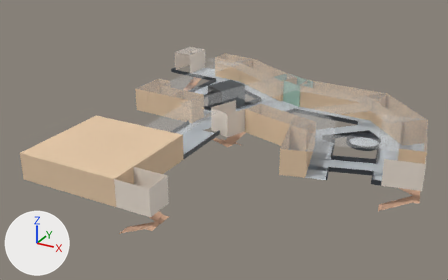
Two versions of the glTF model floors/11F.glb, one commit apart.
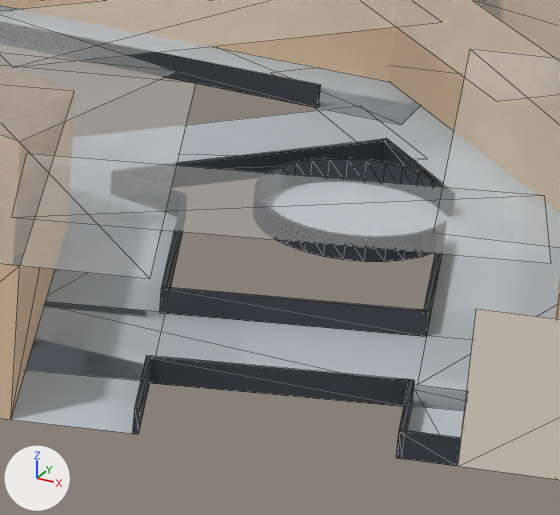
Old and new are each drawn whole from a camera (50 mm lens) standing at (16.6, -47.5, 32.6) and looking at (-16.6, 13.0, 2.4) and again close up on the part from 68% to 89% of the width and 38% to 69% of the height. The axes (+X, +Y, +Z) are drawn at lower left. The lights are the same throughout. The last two pictures show the newer version. The close-ups show mesh edges as thin lines. Where no turn or scale is listed for an object, it has been applied to the vertices.

Names of what the first close-up shows: '丁棟5F', '丁棟5F.001', '立方體.002', '立方體.003', '立方體.007', '立方體.008', '立方體.019', '立方體.024', '立方體.029', '立方體.030', '立方體.043', '立方體.234' and 17 more.
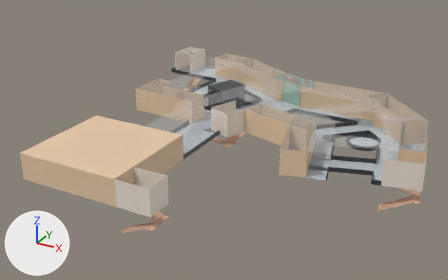
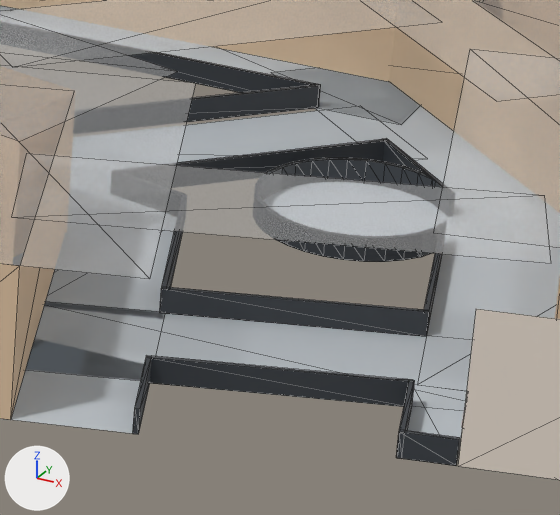
Location of each change, [x1, y1, x2, y2] in pixels of the close-ups (560 x 515 px):
'立方體.035', added
    after: [187, 85, 320, 122]

Patch to the scene script:
```diff
--- a/floors/11F.glb.py
+++ b/floors/11F.glb.py
@@ mat_材質_035 @@
+mat_材質_035 = principled_material('材質.035')
+mat_材質_035.base_color = (0.0423, 0.0497, 0.0595)  # dark grey #3a3f45
@@ me_立方體_035 @@
+me_立方體_035.from_pydata([(2.48, 2.32, -0.25), (2.48, 2.32, 0.25), (-3.19, -3.14, -0.25), (-3.19, -3.14, 0.25), (2.41, 2.39, -0.25), (2.41, 2.39, 0.25), (-3.26, -3.06, -0.25), (-3.26, -3.06, 0.25)], [], [(0, 1, 3), (0, 3, 2), (2, 3, 7), (2, 7, 6), (6, 7, 5), (6, 5, 4), (4, 5, 1), (4, 1, 0), (2, 6, 4), (2, 4, 0), (7, 3, 1), (7, 1, 5)])
+me_立方體_035.materials.append(mat_材質_035)  # dark grey #3a3f45
@@ ob_立方體_035 @@
+ob_立方體_035 = bpy.data.objects.new('立方體.035', me_立方體_035)
+ob_立方體_035.location = (-6.05, 21.74, 3.25)
```
